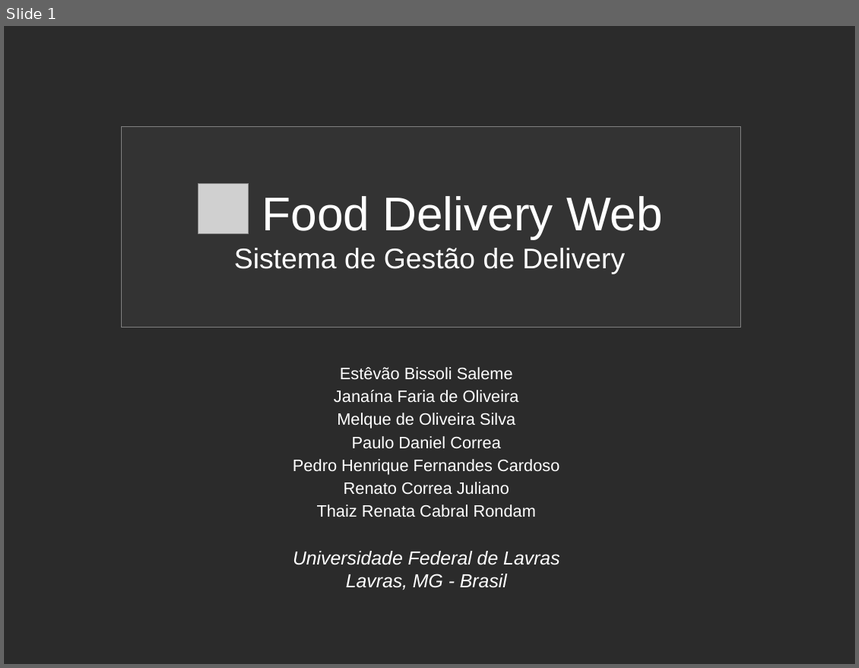
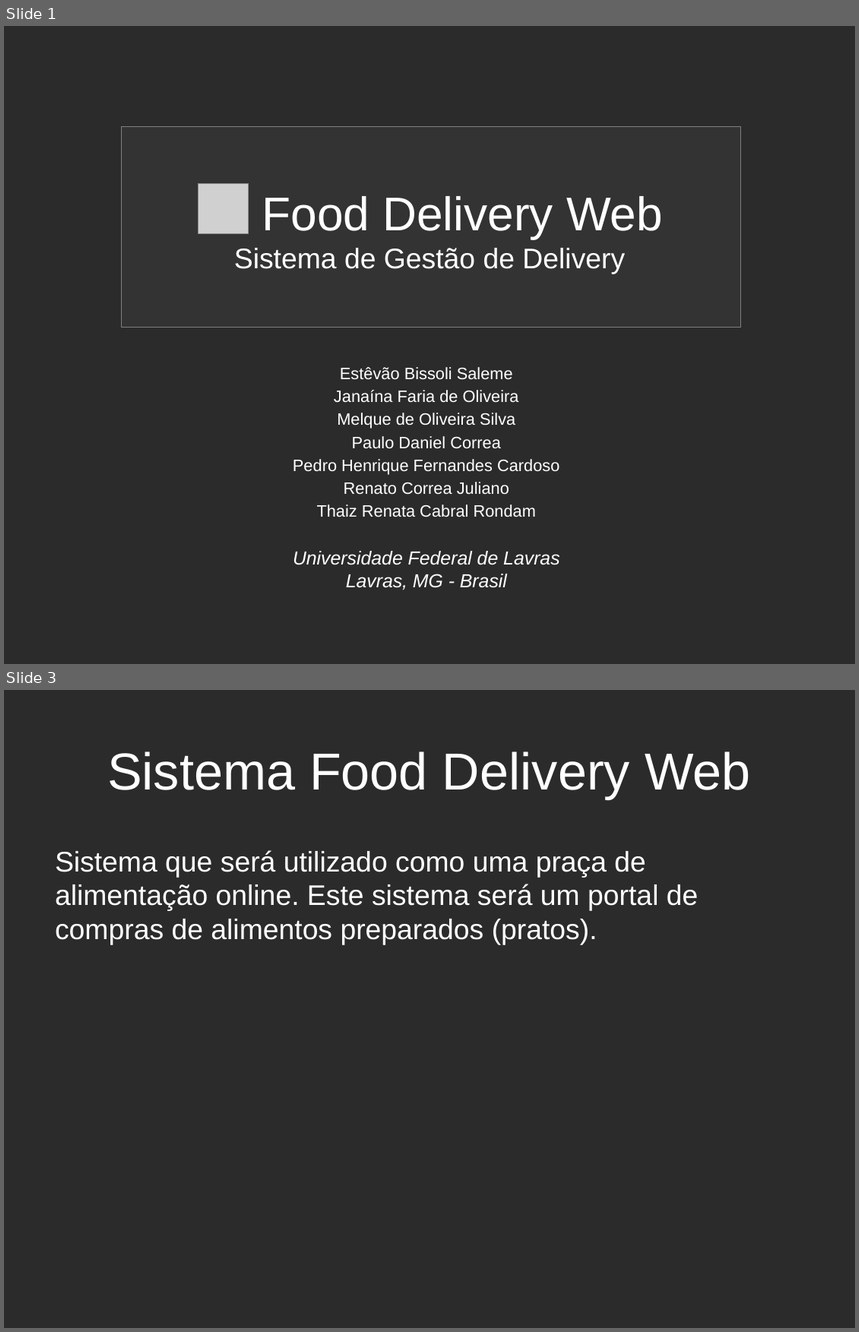
Before and after one commit to estevaosaleme/fooddeliveryweb, a slide deck: Documentacao/Outros Documentos/Apresentação FoodDeliveryWeb.odp. Shown one above the other, each under a label of ours: slide 1 before the commit, slides 1 and 3 after it; the slides between them are not shown. The pictures are 859x668 and 859x1332 pixels, drawn with LibreOffice and Linux fonts; fonts in the diff are those of the drawing; grey boxes stand for pictures; background and template pictures are left out; a plain dark background stands for a picture behind light text. Boxes give left, top, right and bottom in pixels: in the first picture for what was removed or moved away, otherwise in the second. Text is boxed around its words. In the diff, an @@ line names an element or a change of style, - is before the commit and + after.

```diff
--- a/Documentacao/Outros Documentos/Apresentação FoodDeliveryWeb.odp
+++ b/Documentacao/Outros Documentos/Apresentação FoodDeliveryWeb.odp
@@ slide 3 added at (4,690,855,1328), background picture (left out) @@
@@ title added at (107,752,751,799), 44 pt, text #FFFFFF @@
+Sistema Food Delivery Web
@@ text added at (55,850,699,945), 24 pt, text #FFFFFF @@
+Sistema que será utilizado como uma praça de alimentação online. Este sistema será um portal de compras de alimentos preparados (pratos).
```
Also in this commit, not shown: 9 other slides added, 2 slides removed, 1 other file.
